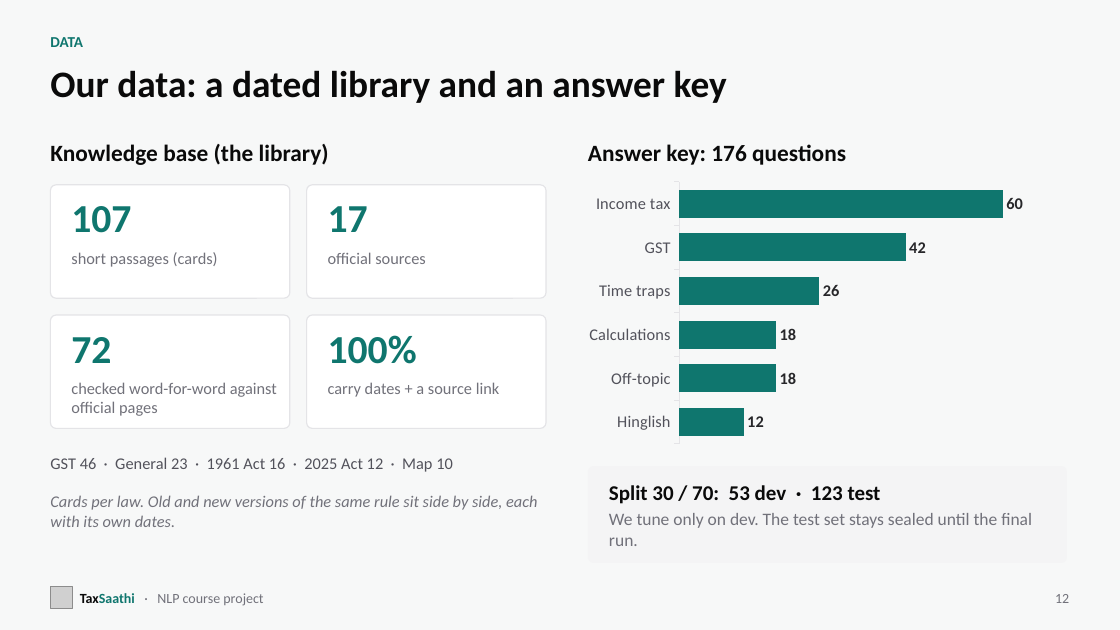
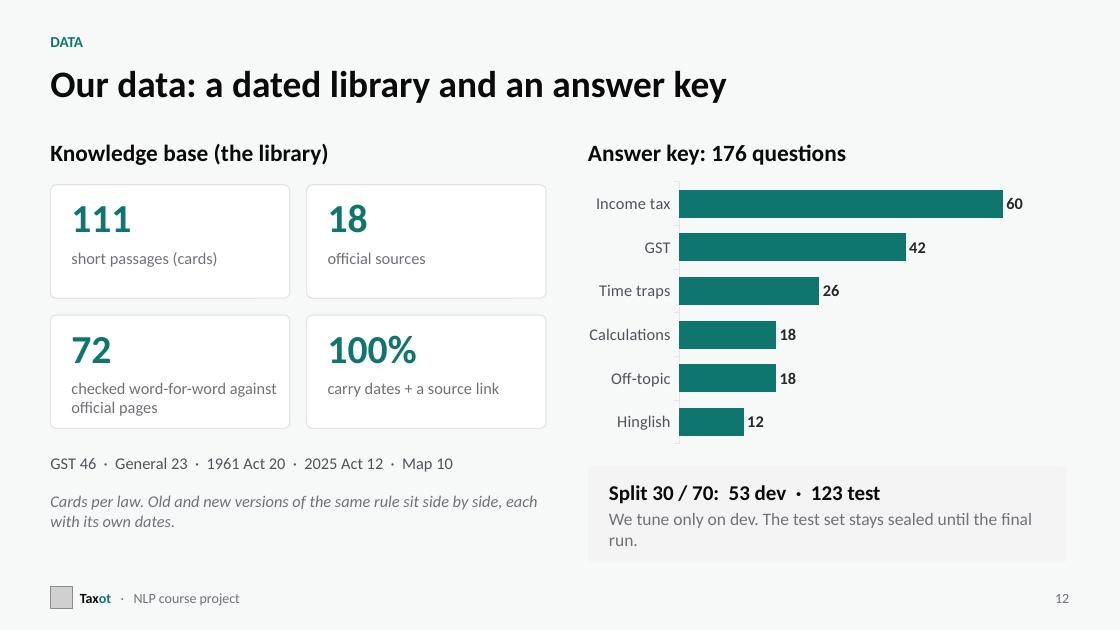
Before and after one commit to Champion1102/taxot, a slide deck: slide 12 of presentation/Taxot.pptx. Drawn at 1120x630 pixels with LibreOffice and Linux fonts; fonts in the diff are those of the drawing; grey boxes stand for pictures. Boxes give left, top, right and bottom in pixels: in the first picture for what was removed or moved away, otherwise in the second. Text is boxed around its words. In the diff, an @@ line names an element or a change of style, - is before the commit and + after.

```diff
--- a/presentation/Taxot.pptx
+++ b/presentation/Taxot.pptx
@@ text at bbox=[71, 206, 131, 232]: text changed @@
-107
+111
@@ text at bbox=[328, 204, 368, 233]: text changed @@
-17
+18
@@ text at bbox=[50, 457, 453, 472]: text changed @@
-GST 46 · General 23 · 1961 Act 16 · 2025 Act 12 · Map 10
+GST 46 · General 23 · 1961 Act 20 · 2025 Act 12 · Map 10
@@ text at bbox=[80, 593, 240, 606]: text changed @@
-TaxSaathi · NLP course project
+Taxot · NLP course project
```
Also in this commit, not shown: 22 other slides changed, 4 slides added, 10 other files.
